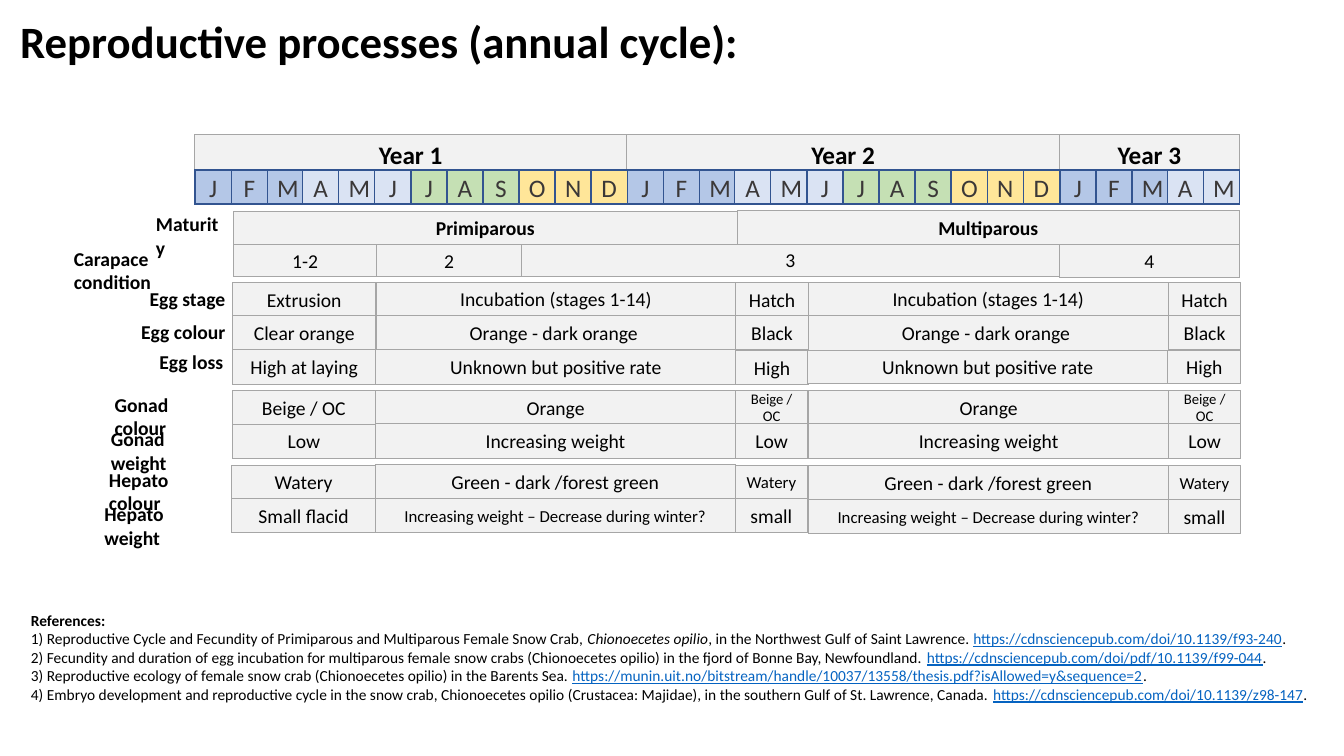
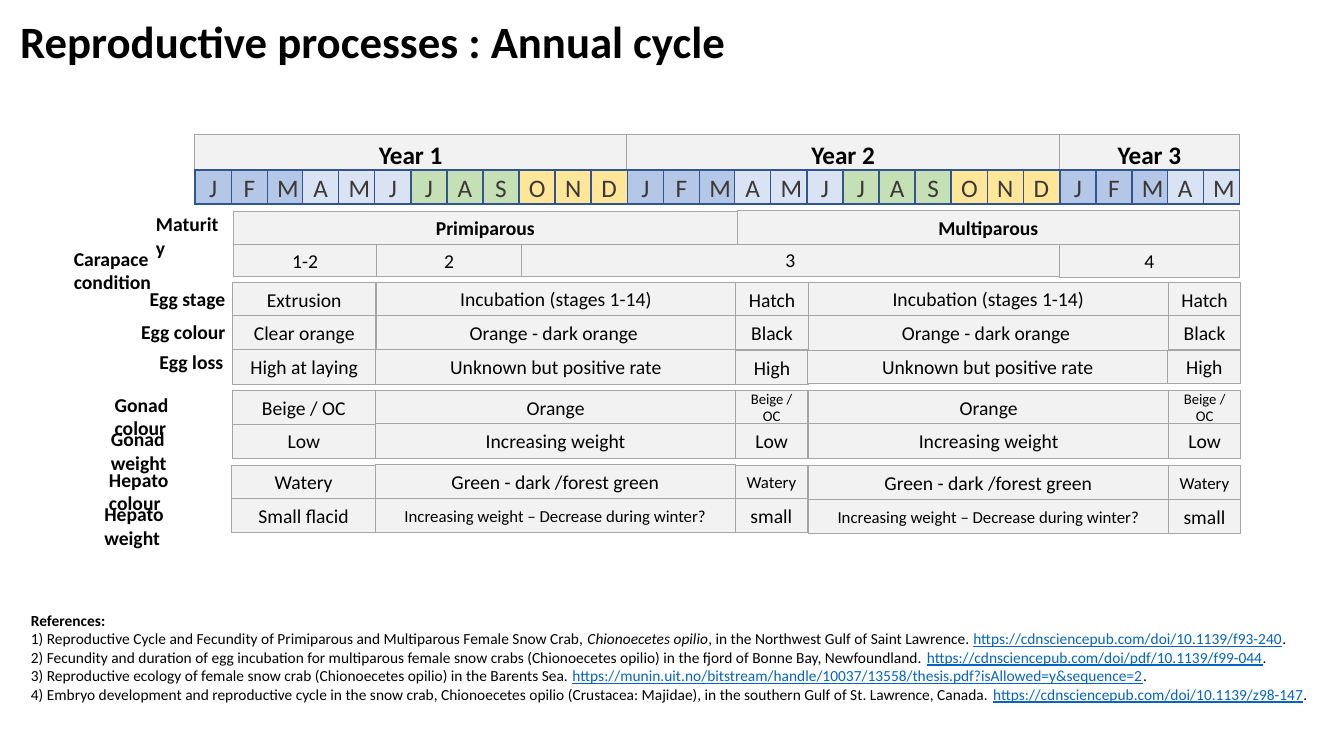
Before and after one commit to TobieSurette/snow-crab-fecundity, a slide deck: slide 13 of doc/Fecundity DAG.pptx (slide 12 before the commit). Drawn at 1344x756 pixels with LibreOffice and Linux fonts; fonts in the diff are those of the drawing. Boxes give left, top, right and bottom in pixels: in the first picture for what was removed or moved away, otherwise in the second. Text is boxed around its words. In the diff, an @@ line names an element or a change of style, - is before the commit and + after.

```diff
--- a/doc/Fecundity DAG.pptx
+++ b/doc/Fecundity DAG.pptx
@@ title at [20,26,725,65]: text changed @@
-Reproductive processes (annual cycle):
+Reproductive processes : Annual cycle
```
Also in this commit, not shown: 1 other slide changed, 2 slides added, 19 other files.
